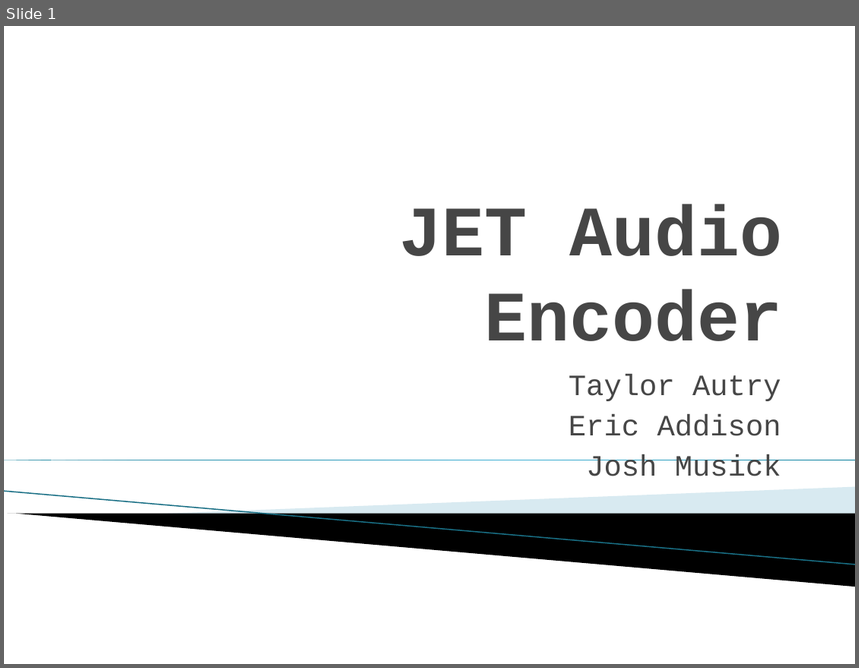
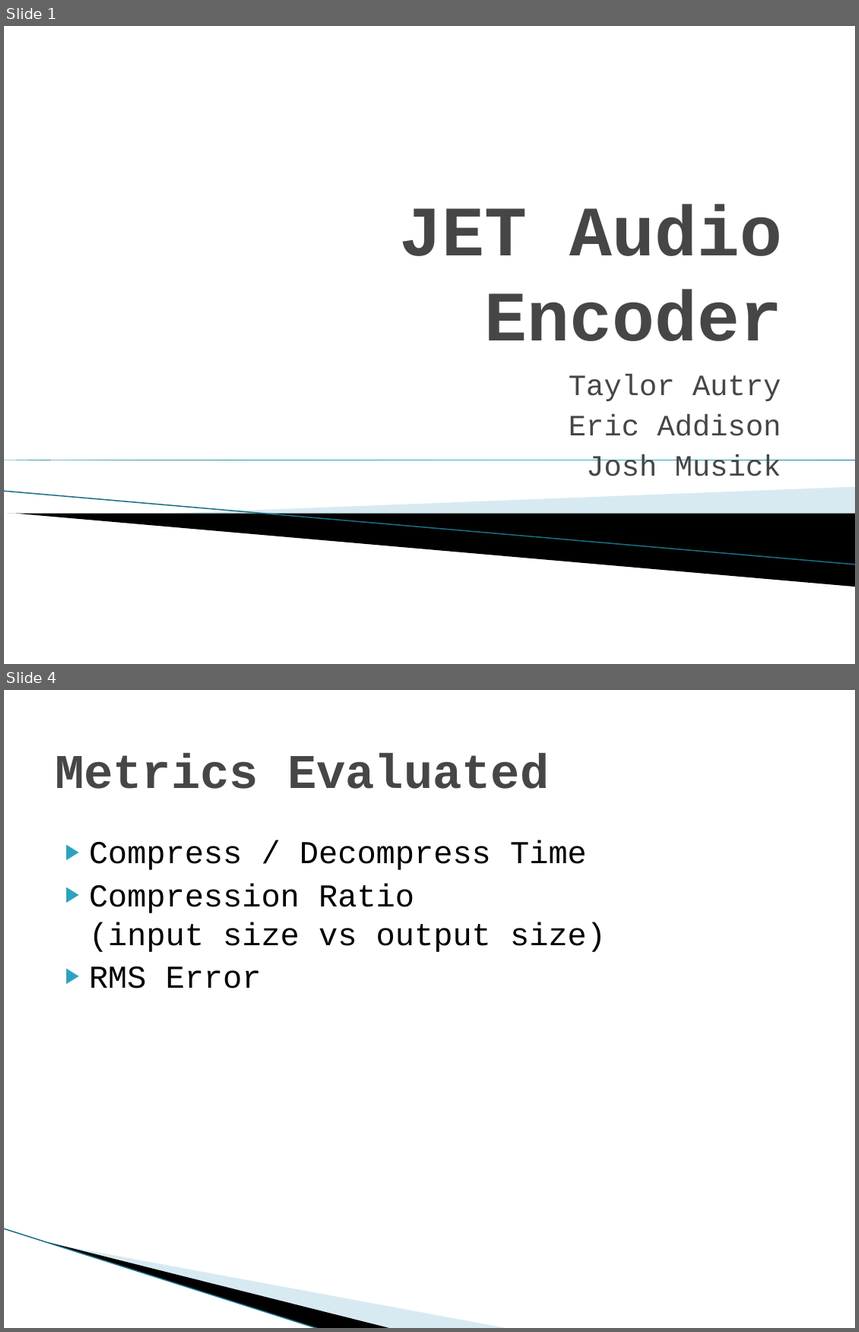
Before and after one commit to ericaddison/Algs_Term_Project, a slide deck: report/JET Audio Encoder.pptx. Shown one above the other, each under a label of ours: slide 1 before the commit, slides 1 and 4 after it; the slides between them are not shown. The pictures are 859x668 and 859x1332 pixels, drawn with LibreOffice and Linux fonts; fonts in the diff are those of the drawing; background and template pictures are left out. Boxes give left, top, right and bottom in pixels: in the first picture for what was removed or moved away, otherwise in the second. Text is boxed around its words. In the diff, an @@ line names an element or a change of style, - is before the commit and + after.

Commit message:
Updated the presentation to include graphics and text.

```diff
--- a/report/JET Audio Encoder.pptx
+++ b/report/JET Audio Encoder.pptx
@@ slide 4 added at [4,690,855,1328], background #FFFFFF @@
@@ title added at [55,753,549,789], 41 pt, text #464646, bold @@
+Metrics Evaluated
@@ text added at [89,840,606,989], 27 pt, text #000000 @@
+▶ Compress / Decompress Time
+▶ Compression Ratio
+  (input size vs output size)
+▶ RMS Error
@@ line added from (4, 1229) to (320, 1328), #97C5D8 0.95 pt @@
@@ freeform shape added at [49,1243,393,1328], fill #000000 @@
@@ freeform shape added at [51,1243,510,1328], fill #A0CBDC at 40% opacity @@
```
Also in this commit, not shown: 8 slides changed, 1 other slide added.
